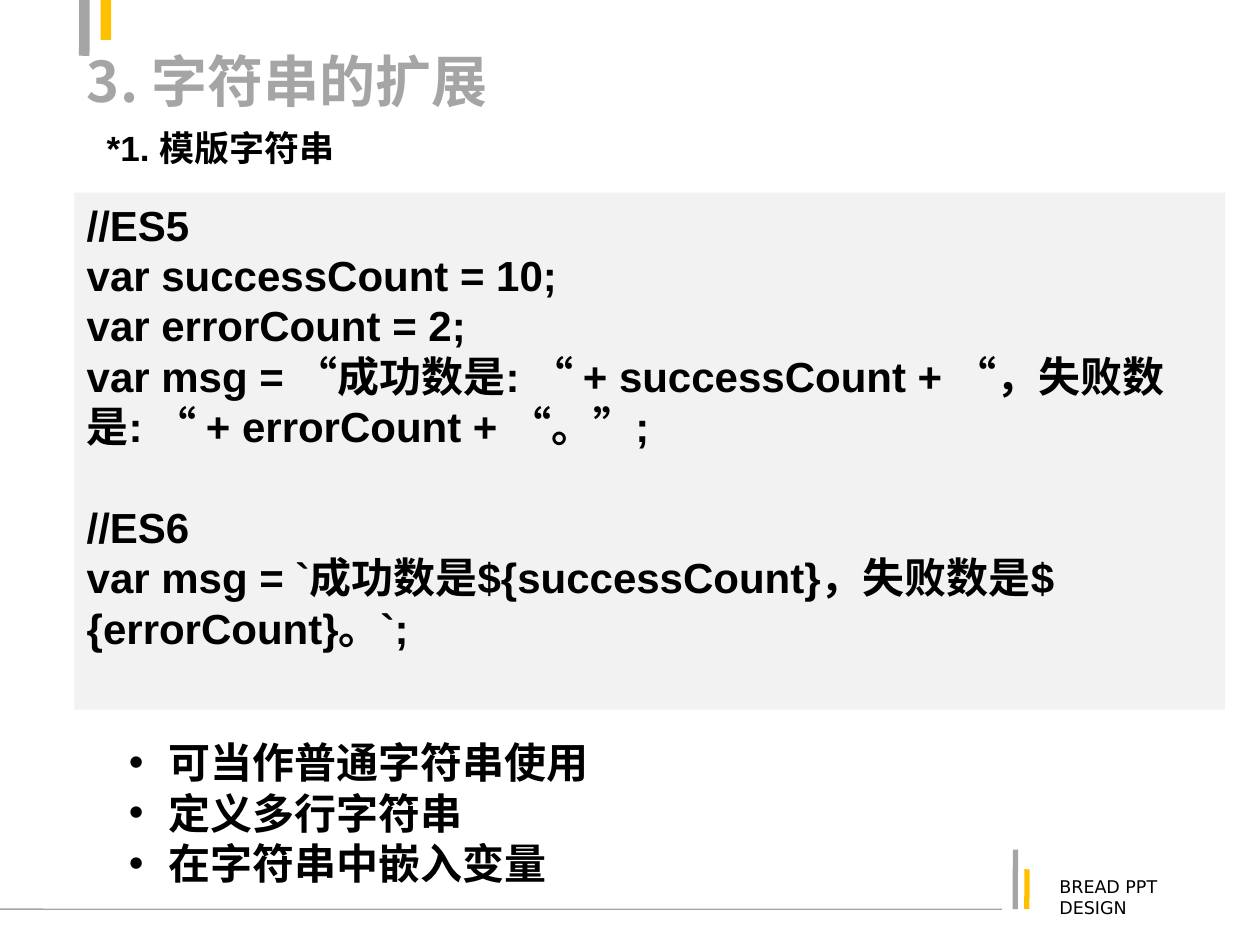
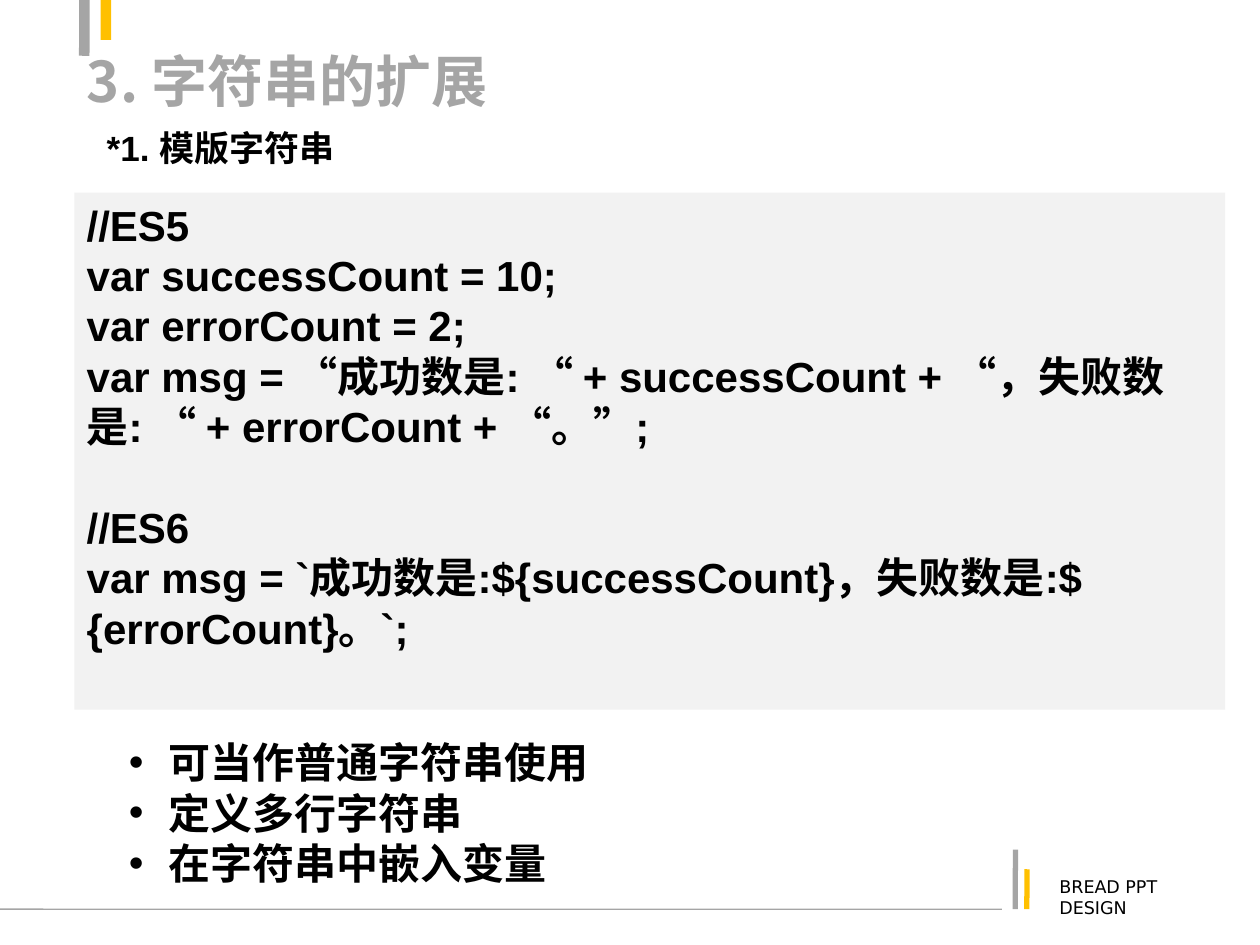
Before and after one commit to justforuse/psae-es6, a slide deck: slide 23 of es6.ppt (slide 20 before the commit). Drawn at 1260x945 pixels with LibreOffice and Linux fonts; fonts in the diff are those of the drawing. Boxes give left, top, right and bottom in pixels: in the first picture for what was removed or moved away, otherwise in the second. Text is boxed around its words. In the diff, an @@ line names an element or a change of style, - is before the commit and + after.

```diff
--- a/es6.ppt
+++ b/es6.ppt
@@ text in rectangle at [87,560,1083,652]: text changed @@
-var msg = `成功数是${successCount}，失败数是${errorCount}。`;
+var msg = `成功数是:${successCount}，失败数是:${errorCount}。`;
```
Also in this commit, not shown: 22 other slides changed, 8 slides added, 9 slides removed, 5 other files.
